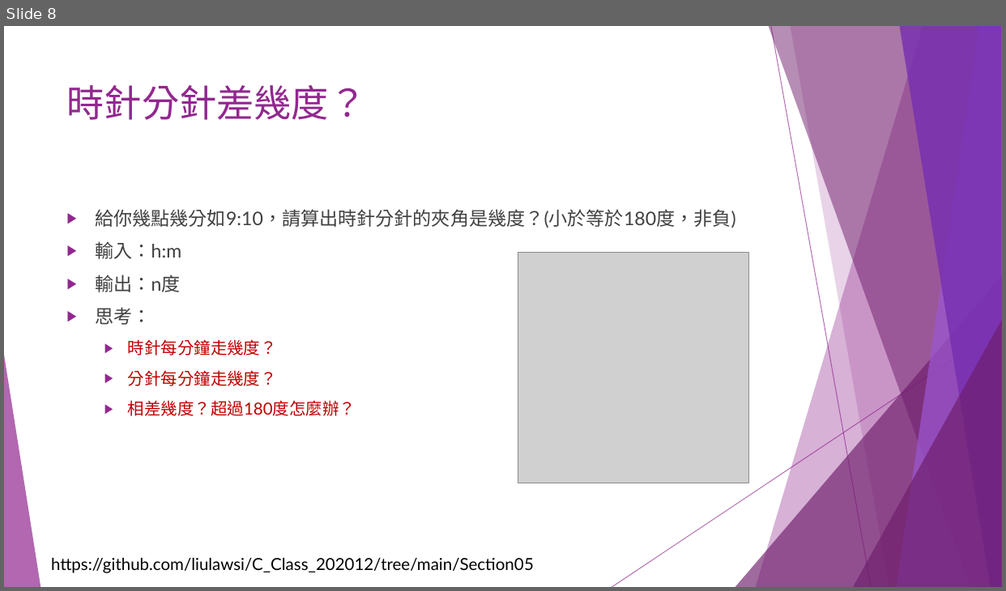
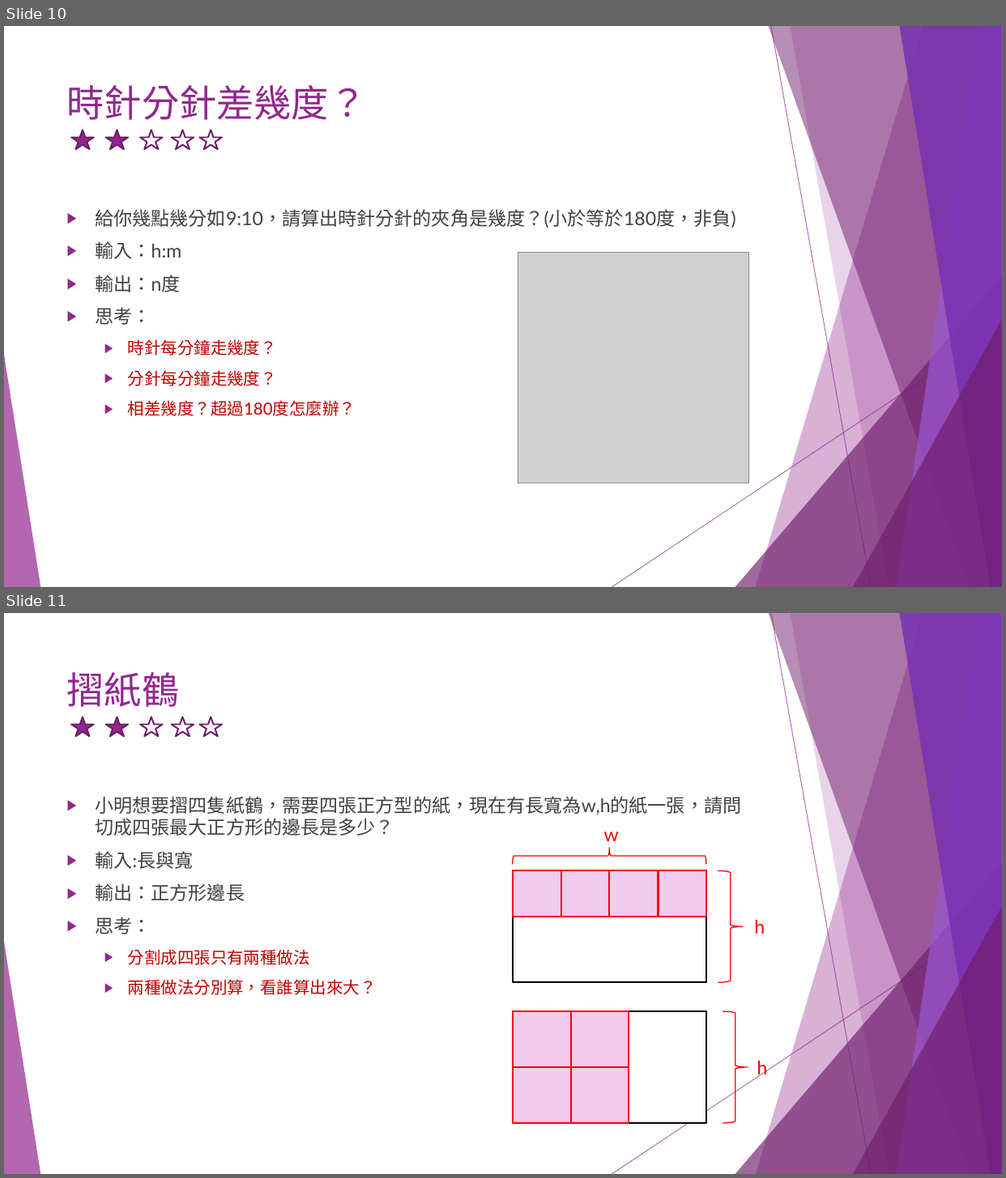
Before and after one commit to liulawsi/My_PPTs, a slide deck: CHING JIAN/C_Class/A1_邏輯思考訓練題.pptx. Shown one above the other, each under a label of ours: slide 8 before the commit, slides 10 and 11 after it. The pictures are 1006x591 and 1006x1178 pixels, drawn with LibreOffice and Linux fonts; fonts in the diff are those of the drawing; grey boxes stand for pictures. Boxes give left, top, right and bottom in pixels: in the first picture for what was removed or moved away, otherwise in the second. Text is boxed around its words. In the diff, an @@ line names an element or a change of style, - is before the commit and + after.

```diff
--- a/CHING JIAN/C_Class/A1_邏輯思考訓練題.pptx
+++ b/CHING JIAN/C_Class/A1_邏輯思考訓練題.pptx
@@ slide 11 added at bbox=[4, 613, 1002, 1174], background #FFFFFF; not listed: 10 template elements that a slide beside it also shows @@
@@ title added at bbox=[67, 672, 180, 707], 36 pt, text #92278F @@
+摺紙鶴
@@ star added at bbox=[71, 717, 94, 736], fill #92278F, outline #6C1D6A 1.5 pt @@
@@ star added at bbox=[106, 717, 128, 736], fill #92278F, outline #6C1D6A 1.5 pt @@
@@ star added at bbox=[140, 717, 163, 736], outline #6C1D6A 1.5 pt @@
@@ star added at bbox=[172, 717, 194, 736], outline #6C1D6A 1.5 pt @@
@@ star added at bbox=[199, 717, 222, 736], outline #6C1D6A 1.5 pt @@
@@ text added at bbox=[95, 796, 741, 995], 18 pt, text #404040 @@
+▶ 小明想要摺四隻紙鶴，需要四張正方型的紙，現在有長寬為w,h的紙一張，請問切成四張最大正方形的邊長是多少？
+▶ 輸入:長與寬
+▶ 輸出：正方形邊長
+▶ 思考：
+  ▶ 分割成四張只有兩種做法
+  ▶ 兩種做法分別算，看誰算出來大？
@@ right brace added at bbox=[513, 848, 706, 864], outline #FF0000 1 pt @@
@@ text added at bbox=[604, 832, 619, 841], 18 pt, text #FF0000 @@
+w
@@ group added at bbox=[513, 871, 707, 983]: 5 rectangles @@
@@ right brace added at bbox=[718, 871, 743, 983], outline #FF0000 1 pt @@
@@ text added at bbox=[754, 920, 765, 934], 18 pt, text #FF0000 @@
+h
@@ right brace added at bbox=[723, 1012, 748, 1123], outline #FF0000 1 pt @@
@@ group added at bbox=[513, 1012, 706, 1123]: 5 rectangles @@
@@ text added at bbox=[757, 1061, 768, 1078], 18 pt, text #FF0000 @@
+h
@@ what was slide 8 is now slide 10 @@
@@ slide 10 changed as well @@
@@ star added at bbox=[71, 130, 94, 149], fill #92278F, outline #6C1D6A 1.5 pt @@
@@ star added at bbox=[106, 130, 128, 149], fill #92278F, outline #6C1D6A 1.5 pt @@
@@ star added at bbox=[140, 130, 163, 149], outline #6C1D6A 1.5 pt @@
@@ star added at bbox=[172, 130, 194, 149], outline #6C1D6A 1.5 pt @@
@@ star added at bbox=[199, 130, 222, 149], outline #6C1D6A 1.5 pt @@
@@ text removed at bbox=[51, 558, 534, 574] @@
-https://github.com/liulawsi/C_Class_202012/tree/main/Section05
```
Also in this commit, not shown: 7 other slides changed, 25 other slides added.
